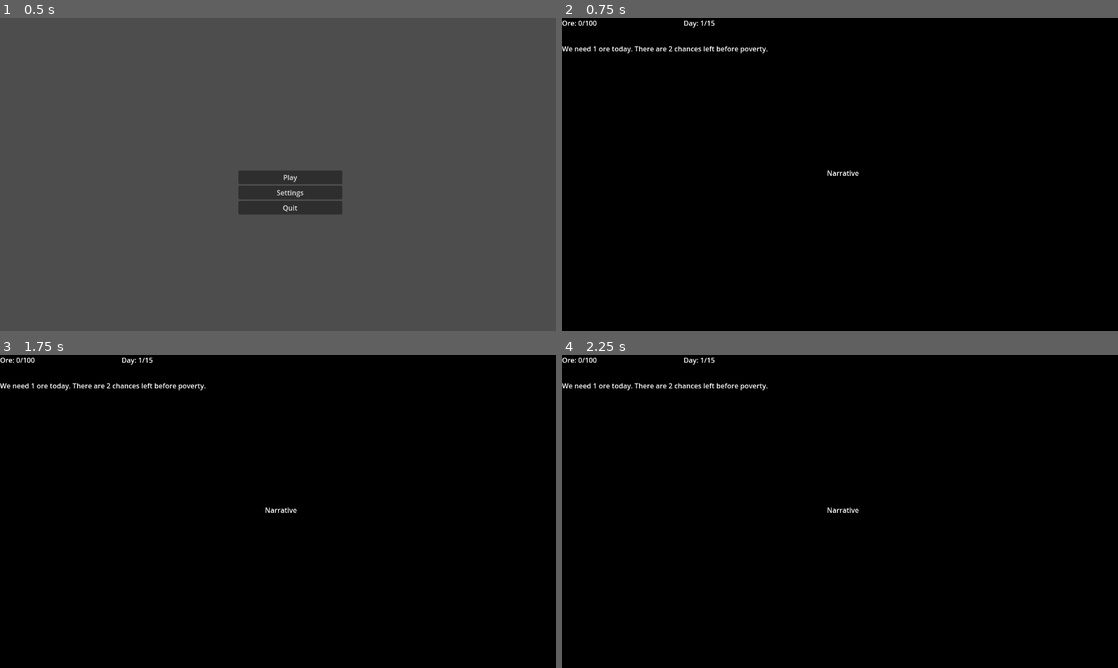
Above: before the commit, frames 1-4 (two rows, left to right).
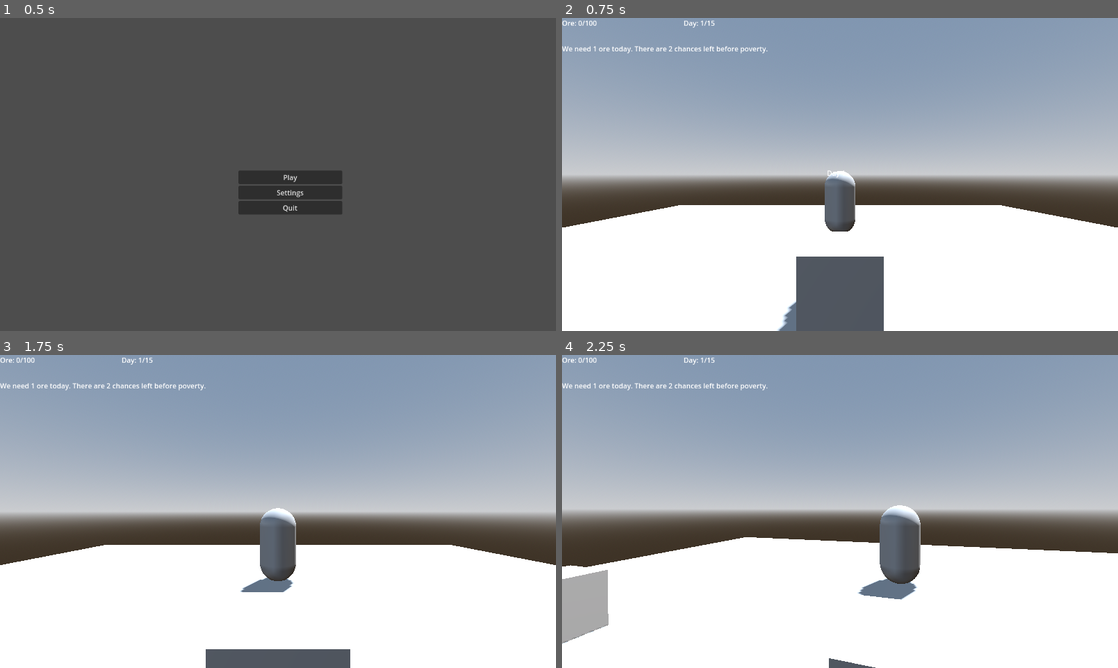
Above: after the commit, the same moments.

Repository: su4enka/hear_godot
Game: Godot game, scene res://scenes/Menu.tscn
Same seed, same stepped clock (60 frames per second), same inputs: the game is played once before the commit and once after it.
Inputs (mouse positions are in pixels of both pictures, inside the frame that each line leads up to):
- Up to frame 1 (0.5 s): no input
- Up to frame 2 (0.75 s): click "Play" at 0.5 s
- Up to frame 3 (1.75 s): tap Enter (ui_accept) at 1.25, 1.52 s; move the mouse to (305, 511) at 1.27 s; hold W (move_forward) from 1.28 s (still down); tap E (interact) at 1.35 s; click (305, 511) at 1.42 s; tap Space (ui_select) at 1.55 s
- Up to frame 4 (2.25 s): keep holding W (move_forward); tap Enter (ui_accept) at 1.82 s; move the mouse to (812, 511) at 2.02 s; tap Space (ui_select) at 2.1 s; click (812, 511) at 2.17 s

Frame 1 is identical in both runs. In frame 2, 100% of the frame differs, in the area x 0-100%, y 0-100%; in frame 3, 100%; in frame 4, 100%.

Commit message:
tweaks3.1

Diff:
--- a/project.godot
+++ b/project.godot
@@ -18,6 +18,7 @@
 [autoload]
 
 GameManager="*res://scripts/GameManager.gd"
+SceneFlow="*res://scripts/SceneFlow.gd"
 
 [display]
 
--- a/scenes/House.tscn
+++ b/scenes/House.tscn
@@ -119,24 +119,6 @@
 [node name="CanvasLayer" type="CanvasLayer" parent="."]
 physics_interpolation_mode = 2
 
-[node name="DayIntro" type="Control" parent="CanvasLayer"]
-layout_mode = 3
-anchors_preset = 0
-offset_right = 40.0
-offset_bottom = 40.0
-
-[node name="Fade" type="ColorRect" parent="CanvasLayer/DayIntro"]
-offset_right = 1281.0
-offset_bottom = 722.0
-color = Color(0, 0, 0, 1)
-
-[node name="Label" type="Label" parent="CanvasLayer/DayIntro"]
-offset_left = 610.0
-offset_top = 345.0
-offset_right = 684.0
-offset_bottom = 368.0
-text = "Narrative"
-
 [node name="LeaveDialog" type="ConfirmationDialog" parent="CanvasLayer"]
 title = "Are you goin to risk it?"
 initial_position = 1
@@ -172,3 +154,29 @@
 offset_right = 40.0
 offset_bottom = 23.0
 text = "Subtitles"
+
+[node name="OverlayLayer" type="CanvasLayer" parent="."]
+layer = 100
+
+[node name="DayIntro" type="Control" parent="OverlayLayer"]
+layout_mode = 3
+anchors_preset = 0
+offset_right = 40.0
+offset_bottom = 40.0
+
+[node name="Fade" type="ColorRect" parent="OverlayLayer/DayIntro"]
+layout_mode = 1
+anchors_preset = 15
+anchor_right = 1.0
+anchor_bottom = 1.0
+grow_horizontal = 2
+grow_vertical = 2
+mouse_filter = 2
+color = Color(0, 0, 0, 0)
+
+[node name="Label" type="Label" parent="OverlayLayer/DayIntro"]
+offset_left = 610.0
+offset_top = 345.0
+offset_right = 684.0
+offset_bottom = 368.0
+text = "Narrative"
--- a/scenes/Main.tscn
+++ b/scenes/Main.tscn
@@ -1,6 +1,6 @@
-[gd_scene load_steps=2 format=3 uid="uid://b0be6leips7ka"]
+[gd_scene load_steps=2 format=3 uid="uid://j0u51kc7tne3"]
 
-[ext_resource type="Script" uid="uid://bted561xda5ug" path="res://scripts/Main.gd" id="1_elqb8"]
+[ext_resource type="Script" uid="uid://bted561xda5ug" path="res://scripts/SceneFlow.gd" id="1_elqb8"]
 
 [node name="Main" type="Node3D"]
 script = ExtResource("1_elqb8")
--- a/scripts/HouseManager.gd
+++ b/scripts/HouseManager.gd
@@ -6,81 +6,99 @@
 @onready var day_label = $CanvasLayer/Control/DayCounter
 @onready var ore_label = $CanvasLayer/Control/OreCounter
 @onready var leave_dialog: ConfirmationDialog = $CanvasLayer/LeaveDialog
-@onready var fade_rect := $CanvasLayer/DayIntro/Fade
-@onready var day_intro_label := $CanvasLayer/DayIntro/Label
+@onready var fade_rect := $OverlayLayer/DayIntro/Fade
+@onready var day_intro_label := $OverlayLayer/DayIntro/Label
 @onready var wife_area: Area3D = $Wife/Area3D
 @onready var subtitle: Label = $CanvasLayer/Subtitles
 @onready var hint_label: Label = $CanvasLayer/Control/HintLabel
 
 func _ready():
+		# Подключаемся к сигналам от автолоада
 	GameManager.day_intro.connect(_on_day_intro)
 	GameManager.day_started.connect(_on_day_started)
 	GameManager.day_ended.connect(_on_day_ended)
+
+	# ТРИГГЕРЫ
 	exit_trigger.body_entered.connect(_on_exit_triggered)
 	bed_area.body_entered.connect(_on_bed_entered)
-	leave_dialog.confirmed.connect(_on_leave_confirmed) # кнопка OK = уехать
+	# <-- переносим из _on_day_intro, чтобы не плодить подключения
+	wife_area.body_entered.connect(_on_wife_entered)
+
+	# Безопасная инициализация интро-оверлея — на случай если сигнал пролетел до подключения
+	if fade_rect:
+		fade_rect.modulate.a = 0.0  # сделаем невидимым
+	if day_intro_label:
+		day_intro_label.visible = false
+
 	_update_ui()
 
+	# ГАРАНТИЯ ПОКАЗА интро в House:
+	# если Menu уже вызвало GameManager.start_new_day() ДО смены сцены,
+	# сигнал мог уйти раньше — покажем вручную текущий день.
+	_on_day_intro("Day %d" % GameManager.current_day)
+
 func _action_is_pressed() -> bool:
-	# какие действия считаем "пропуском"
 	return Input.is_action_just_pressed("interact") \
+		or Input.is_action_just_pressed("ui_accept") \
+		or Input.is_action_just_pressed("ui_select") \
+		or Input.is_action_just_pressed("ui_cancel") \
 		or Input.is_mouse_button_pressed(MOUSE_BUTTON_LEFT)
 
 func _wait_for_skip() -> void:
-	# ждём, пока игрок нажмёт любую "кнопку подтверждения"
 	while true:
 		await get_tree().process_frame
 		if _action_is_pressed():
 			return
 
+func _set_fade_alpha(a: float) -> void:
+	var c = fade_rect.color
+	c.a = a
+	fade_rect.color = c
+	print("fade a ->", a)
+
 func _on_day_intro(text:String):
 	day_intro_label.text = text
-	fade_rect.modulate.a = 0.0
 	day_intro_label.visible = true
-	# Пролог: держим экран до нажатия кнопки, затем плавно скрываем
+
+	# старт: полностью прозрачно
+	_set_fade_alpha(0.0)
+
 	if GameManager.needs_opening_confirm():
-		# (Опционально) заблокировать движение игрока на время пролога:
 		if player: player.can_move = false
-
-		# плавно затемняем фон и показываем надпись
+		print("fade before:", fade_rect.color, "  vis:", fade_rect.visible)
 		var t := create_tween()
-		t.tween_property(fade_rect, "modulate:a", 0.85, 0.35)
+		t.tween_method(_set_fade_alpha, 0.0, 0.85, 0.30)
 		await t.finished
 
-		# ждём подтверждения от игрока
 		await _wait_for_skip()
-
-		# снимаем флаг, чтобы больше не ждать подтверждения
 		GameManager.opening_needs_confirm = false
 
-		# скрываем пролог
 		var t2 := create_tween()
-		t2.tween_property(fade_rect, "modulate:a", 0.0, 0.35)
+		t2.tween_method(_set_fade_alpha, 0.85, 0.0, 0.30)
 		await t2.finished
+
 		day_intro_label.visible = false
-
-		# (Опционально) вернуть управление
 		if player: player.can_move = true
 		return
 
-	# Обычное "Day N": авто-показ ~3 сек и скрытие без интеракции
 	var t3 := create_tween()
-	t3.tween_property(fade_rect, "modulate:a", 0.85, 0.2)
+	t3.tween_method(_set_fade_alpha, 0.0, 0.85, 0.18)
 	await t3.finished
 
 	await get_tree().create_timer(3.0).timeout
 
 	var t4 := create_tween()
-	t4.tween_property(fade_rect, "modulate:a", 0.0, 0.3)
+	t4.tween_method(_set_fade_alpha, 0.85, 0.0, 0.28)
 	await t4.finished
+
 	day_intro_label.visible = false
 
-	wife_area.body_entered.connect(func(b):
-		if b == player:
-			subtitle.text = GameManager.get_wife_line()
-			subtitle.visible = true
-			await get_tree().create_timer(2.5).timeout
-			subtitle.visible = false)
+func _on_wife_entered(body):
+	if body == player:
+		subtitle.text = GameManager.get_wife_line()
+		subtitle.visible = true
+		await get_tree().create_timer(2.5).timeout
+		subtitle.visible = false
 
 func _on_bed_entered(body):
 	if body == player:
--- a/scripts/Main.gd
+++ b/scripts/SceneFlow.gd
@@ -1,15 +1,14 @@
 extends Node
 
 func _ready():
+	# Централизованно ловим конец игры
 	GameManager.game_ended.connect(_on_game_ended)
-	GameManager.start_new_day()
-	get_tree().change_scene_to_packed(preload("res://scenes/House.tscn"))
 
 func _on_game_ended(kind:String):
 	var map := {
-		"bad": "res://scenes/Ending_Bad.tscn",
+		"bad":   "res://scenes/Ending_Bad.tscn",
 		"death": "res://scenes/Ending_Bad.tscn",
 		"early": "res://scenes/Ending_Early.tscn",
-		"good": "res://scenes/Ending_Good.tscn"
+		"good":  "res://scenes/Ending_Good.tscn"
 	}
 	get_tree().change_scene_to_file(map.get(kind, "res://scenes/Ending_Bad.tscn"))
Renamed: scripts/Main.gd.uid -> scripts/SceneFlow.gd.uid
